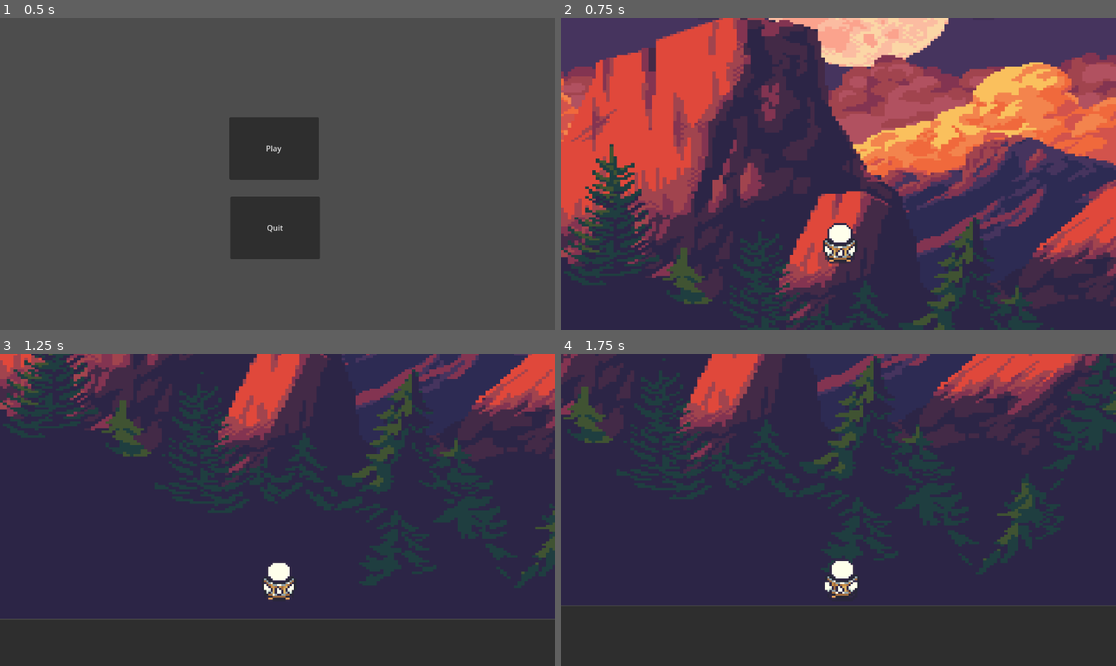
Above: before the commit, frames 1-4 (two rows, left to right).
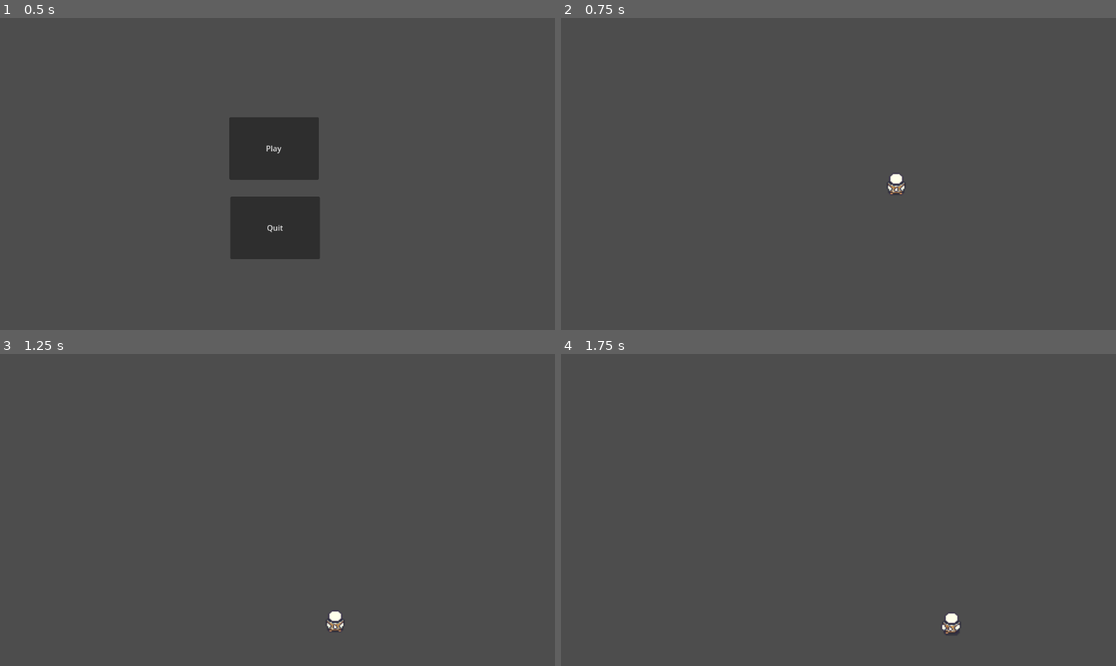
Above: after the commit, the same moments.

Repository: rohll-off/school-shooter
Game: Godot game, scene res://node_2d.tscn
The game is run twice, just before and just after one commit, with the same random seed, the same clock (stepped at 60 frames per second) and the same inputs. The engine's default icon, where the game draws it, is replaced by a stand-in: a white triangle on a blue panel in a dark square.
Inputs:
- Up to frame 1 (0.5 s): no input
- Up to frame 2 (0.75 s): click "Play" at 0.5 s
- Up to frame 3 (1.25 s): no input
- Up to frame 4 (1.75 s): tap Enter (ui_accept) at 1.25, 1.52, 1.55 s; hold Right (ui_right) from 1.28 s (still down); tap W (shoot, bound only before the commit) at 1.35 s

Frame 1 is identical in both runs. In frame 2, 100% of the frame differs, in the area x 0-100%, y 0-100%; in frame 3, 99%; in frame 4, 100%.
Error before the commit: Invalid call. Nonexistent function 'add_central_impulse' in base 'CharacterBody2D (Bullet.tscn::GDScript_lcom0)'. (res://Player/Player.gd:22)
Error after the commit: Invalid call. Nonexistent function 'instantiate' in base 'CompressedTexture2D'. (res://Player/Player.gd:36)

Commit message:
Revert "Background, VCamera, Shooting still not work"

Diff:
--- /dev/null
+++ b/main/Bullet.gd
@@ -0,0 +1,8 @@
+extends CharacterBody2D
+
+
+var veloc = Vector2(0, 1)
+var speed = 500
+
+func _physics_process(delta):
+	var collision_info = move_and_collide(velocity.normalized() * delta * speed)
--- /dev/null
+++ b/main/Bullet.tscn
@@ -0,0 +1,19 @@
+[gd_scene load_steps=4 format=3 uid="uid://1r6p245scrcy"]
+
+[ext_resource type="Texture2D" uid="uid://bqggwmw3wpe5v" path="res://icon.svg" id="1_ks7bq"]
+[ext_resource type="Script" path="res://Bullet.gd" id="1_xtfev"]
+
+[sub_resource type="CapsuleShape2D" id="CapsuleShape2D_cjvuq"]
+
+[node name="CharacterBody2D" type="CharacterBody2D"]
+script = ExtResource("1_xtfev")
+
+[node name="CollisionShape2D" type="CollisionShape2D" parent="."]
+shape = SubResource("CapsuleShape2D_cjvuq")
+
+[node name="Sprite2D" type="Sprite2D" parent="."]
+
+[node name="Icon" type="Sprite2D" parent="."]
+position = Vector2(4, 4)
+scale = Vector2(0.234375, 0.46875)
+texture = ExtResource("1_ks7bq")
--- a/main/Player/Bullet.tscn
+++ /dev/null
@@ -1,31 +0,0 @@
-[gd_scene load_steps=4 format=3 uid="uid://c708pvdn34evi"]
-
-[ext_resource type="Texture2D" uid="uid://bqggwmw3wpe5v" path="res://icon.svg" id="1_ks7bq"]
-
-[sub_resource type="GDScript" id="GDScript_lcom0"]
-script/source = "extends CharacterBody2D
-
-var veloc = Vector2(0, 1)
-var speed = 500
-
-func _physics_process(delta):
-	var collision_info = move_and_collide(velocity.normalized() * delta * speed)
-"
-
-[sub_resource type="CapsuleShape2D" id="CapsuleShape2D_cjvuq"]
-radius = 114.0
-height = 272.0
-
-[node name="Bullet" type="CharacterBody2D"]
-script = SubResource("GDScript_lcom0")
-
-[node name="CollisionShape2D" type="CollisionShape2D" parent="."]
-position = Vector2(398, 307)
-shape = SubResource("CapsuleShape2D_cjvuq")
-
-[node name="Sprite2D" type="Sprite2D" parent="."]
-
-[node name="Icon" type="Sprite2D" parent="."]
-position = Vector2(401.5, 315.5)
-scale = Vector2(1.41406, 1.46094)
-texture = ExtResource("1_ks7bq")
--- a/main/Player/Player.gd
+++ b/main/Player/Player.gd
@@ -1,26 +1,18 @@
 extends CharacterBody2D
 
+const bulletPath = preload("res://icon.svg")
 const SPEED = 250.0
-const bullet_speed = 1500.0
 const JUMP_VELOCITY = -400.0
 
 # Get the gravity from the project settings to be synced with RigidBody nodes.
 var gravity = ProjectSettings.get_setting("physics/2d/default_gravity")
 
-# Fetching/loading the bullet scene
-var bullet = preload("res://Player/Bullet.tscn")
-@onready var player = get_node("AnimatedSprite2D")
-
 func _ready():
-	player.play("Run")
+	get_node("AnimatedSprite2D").play("Run")
 
 func _process(_delta):
-	# shooting
-	if Input.is_action_just_pressed("shoot"):
-		var bullet_instance = bullet.instantiate()
-		bullet_instance.global_position = player.global_position
-		bullet_instance.add_central_impulse(Vector2(bullet_speed, 0))
-		get_tree().root.add_child(bullet_instance)
+	if Input.is_action_just_pressed("ui_accept"):
+		shoot()
 
 func _physics_process(delta):
 	# Add the gravity.
@@ -34,10 +26,12 @@
 	# Get the input direction and handle the movement/deceleration.
 	# As good practice, you should replace UI actions with custom gameplay actions.
 	var direction = Input.get_axis("ui_left", "ui_right")
-	if direction != 0:
+	if direction:
 		velocity.x = direction * SPEED
 	else:
-		velocity.x = move_toward(velocity.x, 0, SPEED * delta) # Adjusted to use delta
+		velocity.x = move_toward(velocity.x, 0, SPEED)
+	move_and_slide()
 
-	# Move and slide with the calculated velocity
-	move_and_slide()
+func shoot():
+	var bullet = bulletPath.instantiate()
+	get_parent().add_child(bullet)
--- a/main/Player/Player.tscn
+++ b/main/Player/Player.tscn
@@ -7,8 +7,8 @@
 [ext_resource type="Texture2D" uid="uid://byxmii81bns5n" path="res://Space/runAnimation(3).png" id="5_s5sou"]
 
 [sub_resource type="CapsuleShape2D" id="CapsuleShape2D_wujy7"]
-radius = 24.0
-height = 64.0
+radius = 27.0
+height = 82.0
 
 [sub_resource type="SpriteFrames" id="SpriteFrames_w5hvp"]
 animations = [{
@@ -41,7 +41,3 @@
 scale = Vector2(2.42327, 2.18201)
 sprite_frames = SubResource("SpriteFrames_w5hvp")
 animation = &"Run"
-
-[node name="player_cam" type="Camera2D" parent="."]
-offset = Vector2(2.08165e-12, -78.59)
-zoom = Vector2(1.83, 1.83)
--- a/main/bg.tscn
+++ /dev/null
@@ -1,8 +0,0 @@
-[gd_scene load_steps=2 format=3 uid="uid://cvyatoysttsm7"]
-
-[ext_resource type="Texture2D" uid="uid://ddsj51g7i3v5y" path="res://Assets/Super Mountain Dusk Files/Previews/Mountain-Dusk.png" id="1_wb6og"]
-
-[node name="Mountain-dusk" type="Sprite2D"]
-position = Vector2(702.5, 278)
-scale = Vector2(3.99688, 2.66667)
-texture = ExtResource("1_wb6og")
--- a/main/node_2d.tscn
+++ b/main/node_2d.tscn
@@ -2,7 +2,7 @@
 
 [ext_resource type="Script" path="res://quit.gd" id="1_3m3wp"]
 
-[node name="Shoot" type="Node2D"]
+[node name="Node2D" type="Node2D"]
 script = ExtResource("1_3m3wp")
 
 [node name="Play" type="Button" parent="."]
--- a/main/project.godot
+++ b/main/project.godot
@@ -21,14 +21,8 @@
 "deadzone": 0.5,
 "events": []
 }
-shoot={
-"deadzone": 0.5,
-"events": [Object(InputEventKey,"resource_local_to_scene":false,"resource_name":"","device":0,"window_id":0,"alt_pressed":false,"shift_pressed":false,"ctrl_pressed":false,"meta_pressed":false,"pressed":false,"keycode":0,"physical_keycode":87,"key_label":0,"unicode":0,"echo":false,"script":null)
-]
-}
 
 [rendering]
 
-textures/canvas_textures/default_texture_filter=0
 renderer/rendering_method="gl_compatibility"
 renderer/rendering_method.mobile="gl_compatibility"
--- a/main/world.tscn
+++ b/main/world.tscn
@@ -1,13 +1,12 @@
-[gd_scene load_steps=5 format=3 uid="uid://c4ire2bggdyvi"]
+[gd_scene load_steps=4 format=3 uid="uid://c4ire2bggdyvi"]
 
 [ext_resource type="PackedScene" uid="uid://cic2re0an541p" path="res://Player/Player.tscn" id="1_farfy"]
-[ext_resource type="PackedScene" uid="uid://cvyatoysttsm7" path="res://bg.tscn" id="2_pwmeq"]
 
 [sub_resource type="RectangleShape2D" id="RectangleShape2D_6w00m"]
 size = Vector2(837.5, 79.875)
 
 [sub_resource type="RectangleShape2D" id="RectangleShape2D_lkijo"]
-size = Vector2(1440, 191.438)
+size = Vector2(1418.75, 1.4375)
 
 [node name="World" type="Node2D"]
 
@@ -17,40 +16,16 @@
 [node name="StaticBody2D" type="StaticBody2D" parent="."]
 position = Vector2(193, 182)
 
-[node name="l_wall_coll" type="CollisionShape2D" parent="StaticBody2D"]
+[node name="CollisionShape2D" type="CollisionShape2D" parent="StaticBody2D"]
 position = Vector2(-174, -2)
 rotation = 1.5708
 shape = SubResource("RectangleShape2D_6w00m")
 
-[node name="r_wall_coll" type="CollisionShape2D" parent="StaticBody2D"]
-position = Vector2(1185, -2)
+[node name="CollisionShape2D3" type="CollisionShape2D" parent="StaticBody2D"]
+position = Vector2(1184, 6)
 rotation = 1.5708
 shape = SubResource("RectangleShape2D_6w00m")
 
-[node name="floor_coll" type="CollisionShape2D" parent="StaticBody2D"]
-position = Vector2(506, 514.281)
+[node name="CollisionShape2D2" type="CollisionShape2D" parent="StaticBody2D"]
+position = Vector2(540.625, 419.281)
 shape = SubResource("RectangleShape2D_lkijo")
-
-[node name="floor_pan" type="Panel" parent="."]
-offset_left = -22.0
-offset_top = 599.0
-offset_right = 1420.0
-offset_bottom = 794.0
-
-[node name="Panel2" type="Panel" parent="."]
-offset_left = -22.0
-offset_top = -240.0
-offset_right = 60.0
-offset_bottom = 794.0
-
-[node name="Panel3" type="Panel" parent="."]
-offset_left = 1337.0
-offset_top = -241.0
-offset_right = 1419.0
-offset_bottom = 793.0
-
-[node name="ParallaxBackground" type="ParallaxBackground" parent="."]
-
-[node name="ParallaxLayer" type="ParallaxLayer" parent="ParallaxBackground"]
-
-[node name="Mountain-dusk" parent="ParallaxBackground/ParallaxLayer" instance=ExtResource("2_pwmeq")]
Binary file removed: main/Assets/Super Mountain Dusk Files/Aseprite/Mountain-Dusk.ase
Binary file removed: main/Assets/Super Mountain Dusk Files/Layers/far-clouds.png
Not shown, removed: main/Assets/Super Mountain Dusk Files/Layers/far-clouds.png.import
Binary file removed: main/Assets/Super Mountain Dusk Files/Layers/far-mountains.png
Not shown, removed: main/Assets/Super Mountain Dusk Files/Layers/far-mountains.png.import
Binary file removed: main/Assets/Super Mountain Dusk Files/Layers/mountains.png
Not shown, removed: main/Assets/Super Mountain Dusk Files/Layers/mountains.png.import
Binary file removed: main/Assets/Super Mountain Dusk Files/Layers/near-clouds.png
Not shown, removed: main/Assets/Super Mountain Dusk Files/Layers/near-clouds.png.import
Binary file removed: main/Assets/Super Mountain Dusk Files/Layers/sky.png
Not shown, removed: main/Assets/Super Mountain Dusk Files/Layers/sky.png.import
Binary file removed: main/Assets/Super Mountain Dusk Files/Layers/trees.png
(and 9 more such lines)
